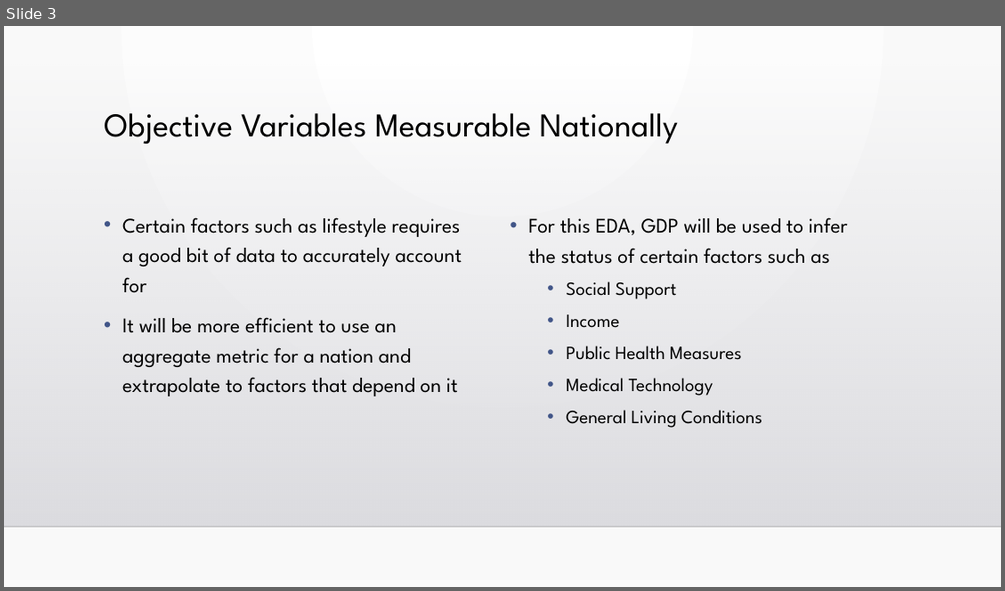
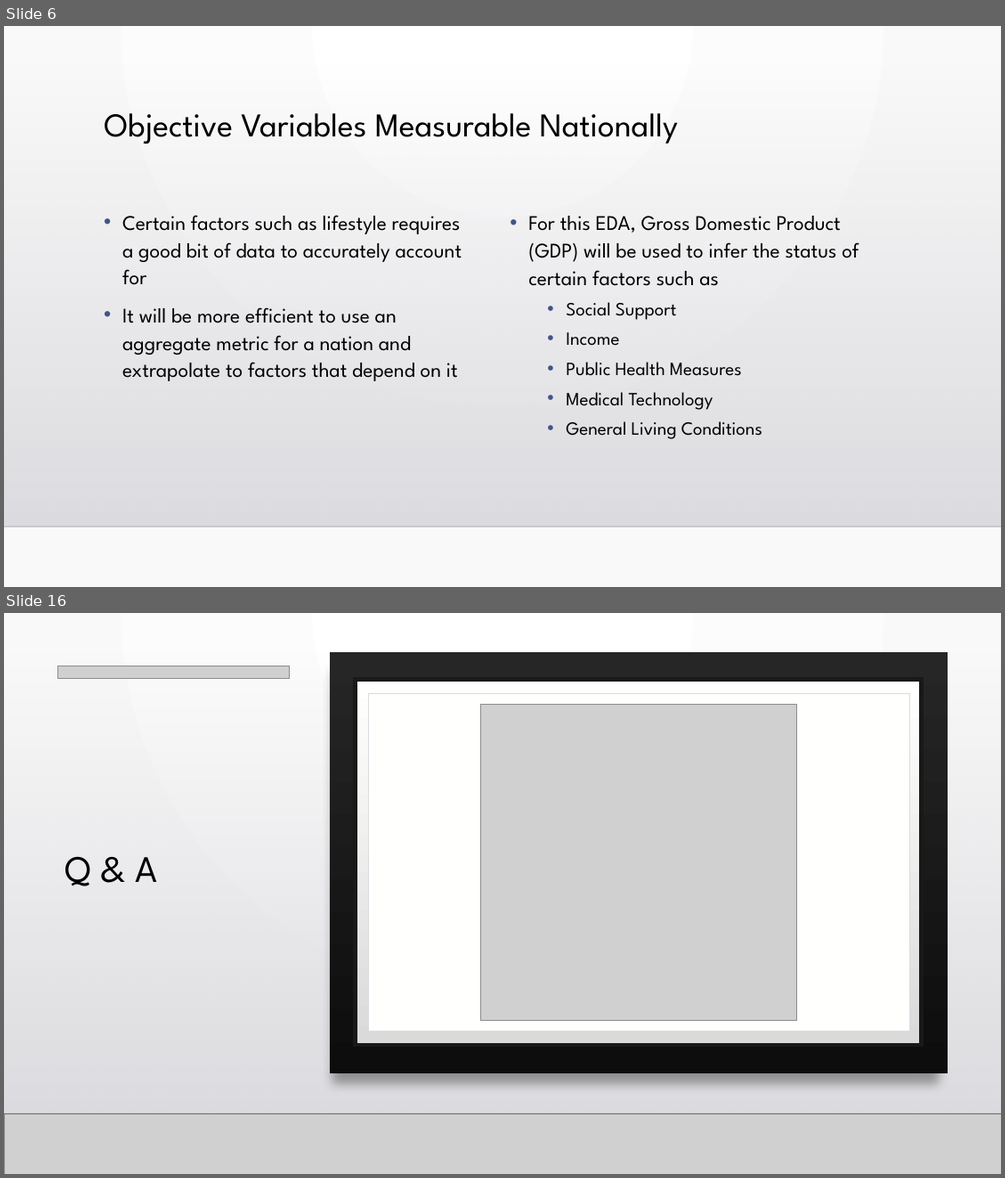
Before and after one commit to davidag2696/life_expectancy, a slide deck: Life Expectancy (2024).pptx. Shown one above the other, each under a label of ours: slide 3 before the commit, slides 6 and 16 after it; the slides between them are not shown. The pictures are 1005x591 and 1005x1178 pixels, drawn with LibreOffice and Linux fonts; fonts in the diff are those of the drawing; grey boxes stand for pictures; background and template pictures are left out. Boxes give left, top, right and bottom in pixels: in the first picture for what was removed or moved away, otherwise in the second. Text is boxed around its words. In the diff, an @@ line names an element or a change of style, - is before the commit and + after.

```diff
--- a/Life Expectancy (2024).pptx
+++ b/Life Expectancy (2024).pptx
@@ slide 16 added at (4, 613, 1001, 1174), background gradient #FFFFFF to #FAFAFA; not listed: 2 template elements that a slide beside it also shows @@
@@ rectangle added at (4, 613, 1001, 1174), fill gradient #FFFFFF to #FAFAFA @@
@@ rectangle added at (4, 651, 1001, 1113), fill gradient #DCDCE0 to #DEDEE2 @@
@@ rectangle added at (4, 651, 1001, 1113), fill gradient #DCDCE0 to #DEDEE2 @@
@@ picture added at (57, 666, 290, 678) @@
@@ picture added at (96, 666, 882, 678) @@
@@ rectangle added at (329, 653, 947, 1074), fill gradient #262626 to #0D0D0D @@
@@ rectangle added at (355, 680, 922, 1045), fill gradient #DADADA to #FFFFFE, outline #191919 4 pt @@
@@ rectangle added at (368, 693, 909, 1031), fill #FFFFFE, outline #DCDCE0 0.5 pt @@
@@ picture added at (480, 705, 797, 1021) @@
@@ title added at (65, 856, 157, 886), 36 pt, text #000000 @@
+Q & A
@@ line added from (4, 1113) to (1001, 1113), #000001 1 pt @@
@@ picture added at (4, 1113, 1001, 1174) @@
@@ line added from (4, 1113) to (1001, 1113), #000001 1 pt @@
@@ what was slide 3 is now slide 6 @@
@@ slide 6 changed as well @@
@@ text "Certain factors such as lifestyle ..." at (122, 215, 462, 381): line spacing 1.2 to 1.1 @@
@@ text at (528, 216, 858, 286): text changed @@
-• For this EDA, GDP will be used to infer the status of certain factors such as
+• For this EDA, Gross Domestic Product (GDP) will be used to infer the status of certain factors such as
@@ text at (566, 302, 762, 439): line spacing 1.2 to 1.1 @@
```
Also in this commit, not shown: 1 other slide changed, 12 other slides added, 2 slides removed, 16 other files.
